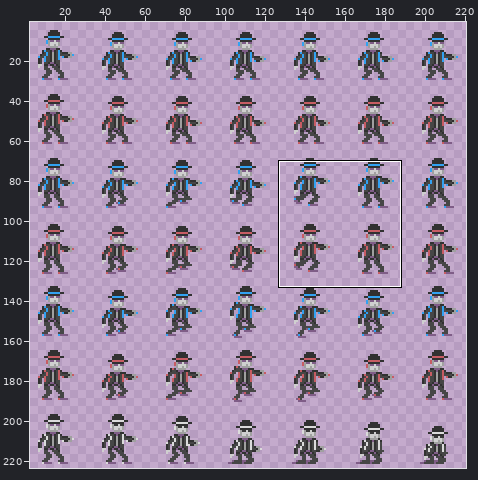
One commit to this sprite sheet: assets/phaser.png. The first picture is a wide view before the edit; the outline marks the close-up.
Close-up. Before the edit:
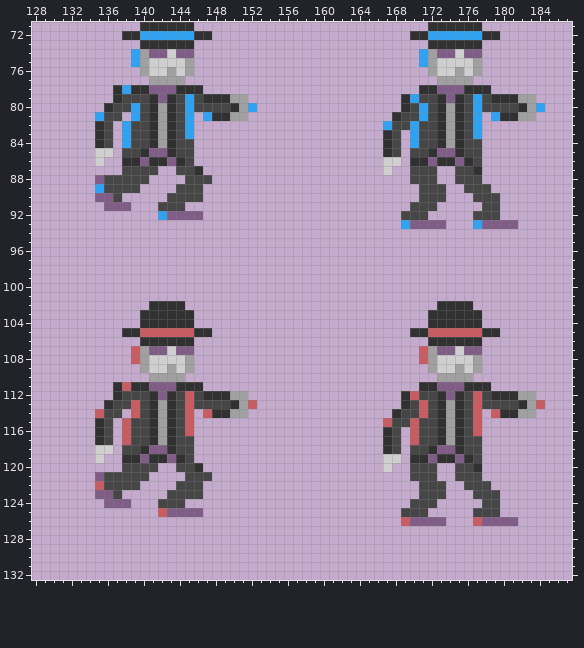
The file is 224x224 pixels. Shown: x 128..187, y 71..132. The wide view leaves out empty margins. The commit also changed other parts of the picture, which this record leaves out.
Now the later version:
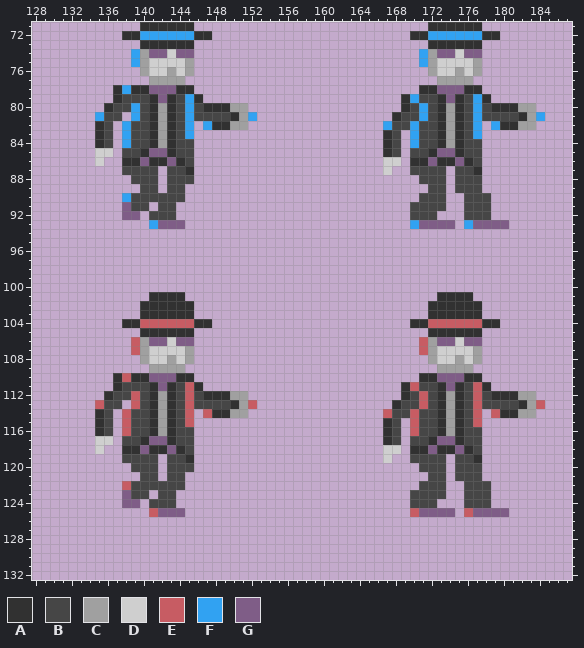
Palette (. is transparent): A #313131  B #464646  C #a0a0a0  D #cfcfcf  E #c75c63  F #31a2f2  G #7f5d87
Change:
@@ x 128..187 @@
  77 .............CCCC............................CCCC...........
- 78 .........AFAAGGGAAA........................AAGGGAAA.........
- 79 .........ABBBAGABFBAAACC.................AFBBAGABFBAAACC....
- 80 ........ABBFBACABFBBBBACF................ABFBACABFBBBBACF...
- 81 .......FBB.FBACABF.FAACC................ABBFBACABF.FAACC....
- 82 .......AB.FBBACABF.....................FBBFBBACABF..........
+ 78 .........AFAAGGGAA.........................AAGGGAA..........
+ 79 .........ABBBAGABFA......................AFBBAGABFA.........
+ 80 ........ABBFBACABFBAAACC.................ABFBACABFBAAACC....
+ 81 .......FBB.FBACABFBBBBACF...............ABBFBACABFBBBBACF...
+ 82 .......AB.FBBACABF.FAACC...............FBBFBBACABF.FAACC....
  83 .......AB.FBBACABF.....................AB.FBBACABF..........
@@ x 128..187 @@
  86 .......D..AAGAAGAB.....................DD.AAGAAGAB..........
- 87 ..........BBBB..BBA....................D..BBB..BBA..........
- 88 .......GBBBBB....BBB......................BBB..BBB..........
- 89 .......FBBBB....BBB........................BBB..BBB.........
- 90 .......GGB.....BBBB........................BBB...BBB........
- 91 ........GGG...BBB.........................BBB.....BB........
- 92 ..............FGGGG......................BBB.....BBB........
- 93 .........................................FGGGG...FGGGG......
+ 87 ..........BBBB.BBA.....................D..BBBB.BBA..........
+ 88 ...........BBB.BBB.........................BBB.BBB..........
+ 89 ............BB.BB...........................BB.BBB..........
+ 90 ..........FBBBBBB..........................BBB..BBB.........
+ 91 ..........GBB.BB..........................BBBB..BBB.........
+ 92 ..........GG.BBB..........................BBB...BBB.........
+ 93 .............FGGG.........................FGGGG.FGGGG.......
  94 ............................................................
@@ x 128..187 @@
 100 ............................................................
-101 ............................................................
-102 .............AAAA............................AAAA...........
+101 .............AAAA............................AAAA...........
+102 ............AAAAAA..........................AAAAAA..........
 103 ............AAAAAA..........................AAAAAA..........
-104 ............AAAAAA..........................AAAAAA..........
-105 ..........AAEEEEEEAA......................AAEEEEEEAA........
-106 ............AAAAAA..........................AAAAAA..........
-107 ...........ECGGDGG.........................ECGGDGG..........
-108 ...........ECDDDDC.........................ECDDDDC..........
-109 ............CDDCDC..........................CDDCDC..........
-110 .............CCCC............................CCCC...........
-111 .........AEAAGGGAAA........................AAGGGAAA.........
-112 .........ABBBAGABEBAAACC.................AEBBAGABEBAAACC....
-113 ........ABBEBACABEBBBBACE................ABEBACABEBBBBACE...
-114 .......EBB.EBACABE.EAACC................ABBEBACABE.EAACC....
-115 .......AB.EBBACABE.....................EBBEBBACABE..........
-116 .......AB.EBBACABE.....................AB.EBBACABE..........
-117 .......AB.EBBACABB.....................AB.EBBACABB..........
-118 .......DD.BBAGGABB.....................AB.BBAGGABB..........
-119 .......D..AAGAAGAB.....................DD.AAGAAGAB..........
-120 ..........BBBB..BBA....................D..BBB..BBA..........
-121 .......GBBBBB....BBB......................BBB..BBB..........
-122 .......EBBBB....BBB........................BBB..BBB.........
-123 .......GGB.....BBBB........................BBB...BBB........
-124 ........GGG...BBB.........................BBB.....BB........
-125 ..............EGGGG......................BBB.....BBB........
-126 .........................................EGGGG...EGGGG......
+104 ..........AAEEEEEEAA......................AAEEEEEEAA........
+105 ............AAAAAA..........................AAAAAA..........
+106 ...........ECGGDGG.........................ECGGDGG..........
+107 ...........ECDDDDC.........................ECDDDDC..........
+108 ............CDDCDC..........................CDDCDC..........
+109 .............CCCC............................CCCC...........
+110 .........AEAAGGGAA.........................AAGGGAA..........
+111 .........ABBBAGABEA......................AEBBAGABEA.........
+112 ........ABBEBACABEBAAACC.................ABEBACABEBAAACC....
+113 .......EBB.EBACABEBBBBACE...............ABBEBACABEBBBBACE...
+114 .......AB.EBBACABE.EAACC...............EBBEBBACABE.EAACC....
+115 .......AB.EBBACABE.....................AB.EBBACABE..........
+116 .......AB.EBBACABB.....................AB.EBBACABB..........
+117 .......DD.BBAGGABB.....................AB.BBAGGABB..........
+118 .......D..AAGAAGAB.....................DD.AAGAAGAB..........
+119 ..........BBBB.BBA.....................D..BBBB.BBA..........
+120 ...........BBB.BBB.........................BBB.BBB..........
+121 ............BB.BB...........................BB.BBB..........
+122 ..........EBBBBBB..........................BBB..BBB.........
+123 ..........GBB.BB..........................BBBB..BBB.........
+124 ..........GG.BBB..........................BBB...BBB.........
+125 .............EGGG.........................EGGGG.EGGGG.......
+126 ............................................................
 127 ............................................................
